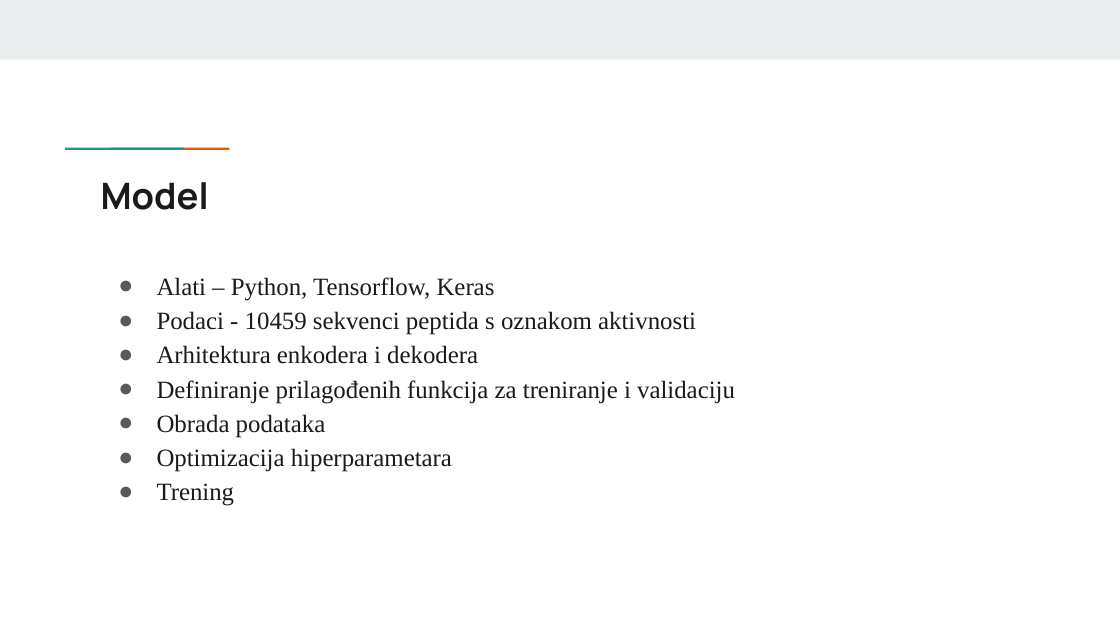
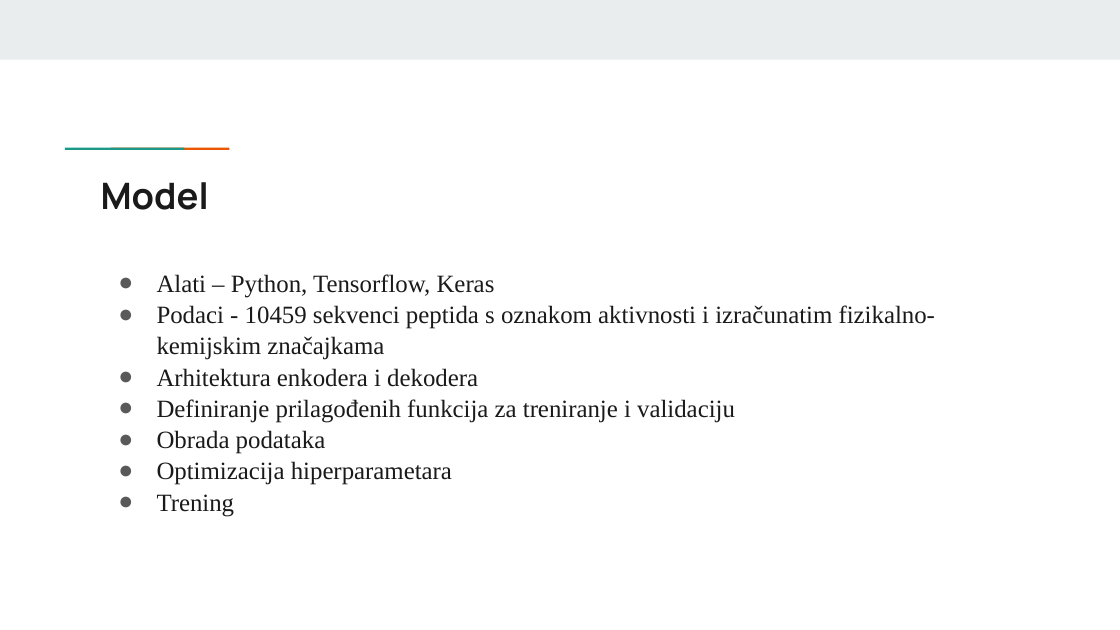
Before and after one commit to bruno4355/Diplomski-rad, a slide deck: slide 6 of Diplomski rad_Novosel - prezentacija.pptx. Drawn at 1120x630 pixels with LibreOffice and Linux fonts; fonts in the diff are those of the drawing. Boxes give left, top, right and bottom in pixels: in the first picture for what was removed or moved away, otherwise in the second. Text is boxed around its words. In the diff, an @@ line names an element or a change of style, - is before the commit and + after.

```diff
--- a/Diplomski rad_Novosel - prezentacija.pptx
+++ b/Diplomski rad_Novosel - prezentacija.pptx
@@ text at [157, 274, 735, 517]: line spacing 1.15 to 1.05 @@
@@ text at [157, 305, 935, 360]: text changed @@
-● Podaci - 10459 sekvenci peptida s oznakom aktivnosti
+● Podaci - 10459 sekvenci peptida s oznakom aktivnosti i izračunatim fizikalno-kemijskim značajkama
```
Also in this commit, not shown: 6 other slides changed, 4 slides added, 3 slides removed.
